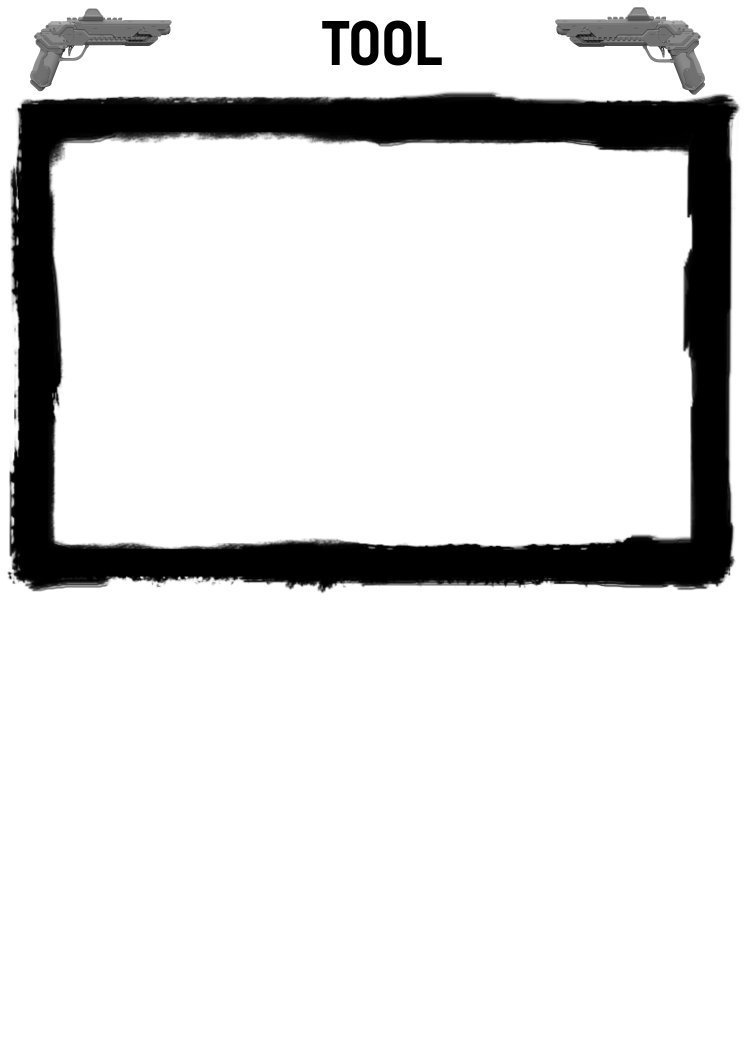
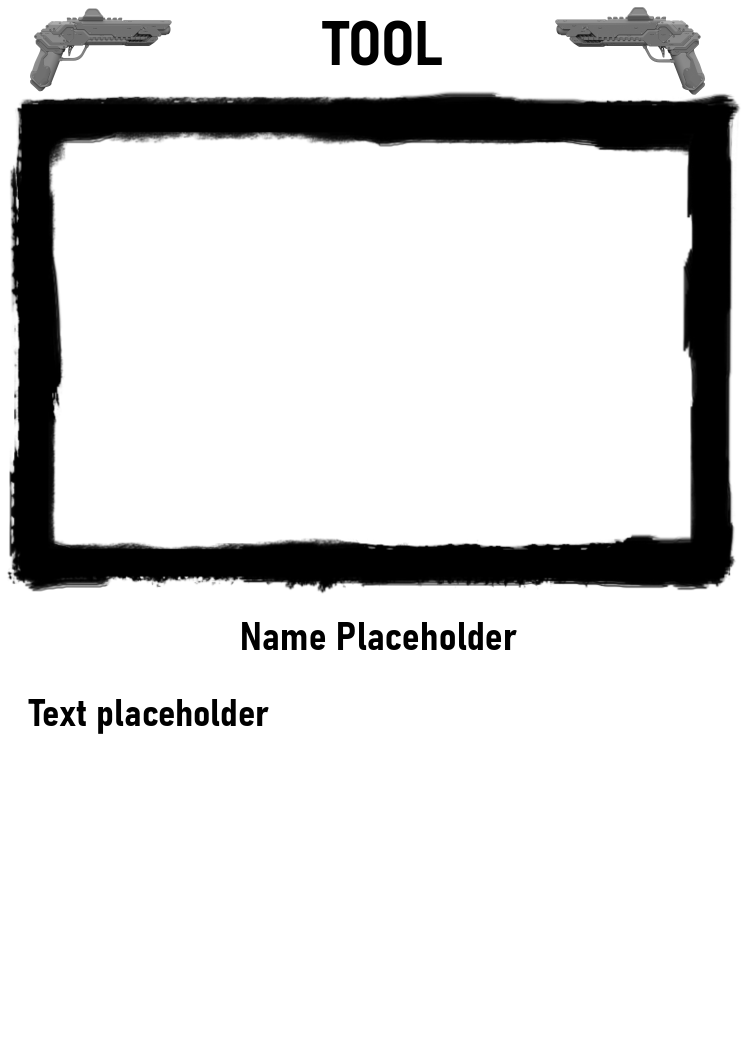
Two versions of the same layered image (750×1050). Layer-by-layer changes:
added layer "Text placeholder" above "Name Placeholder" over [28, 699, 269, 734]
added layer "Name Placeholder" above "Guns" over [242, 622, 517, 650]
